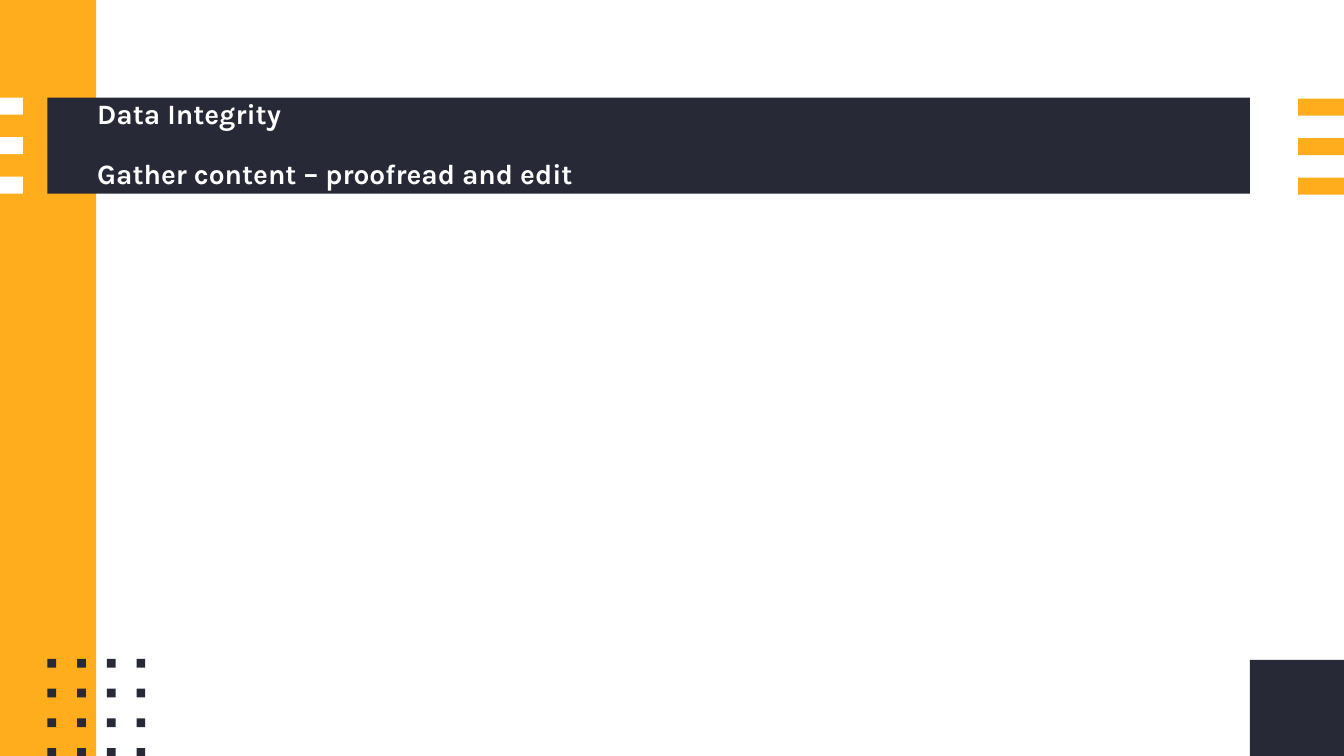
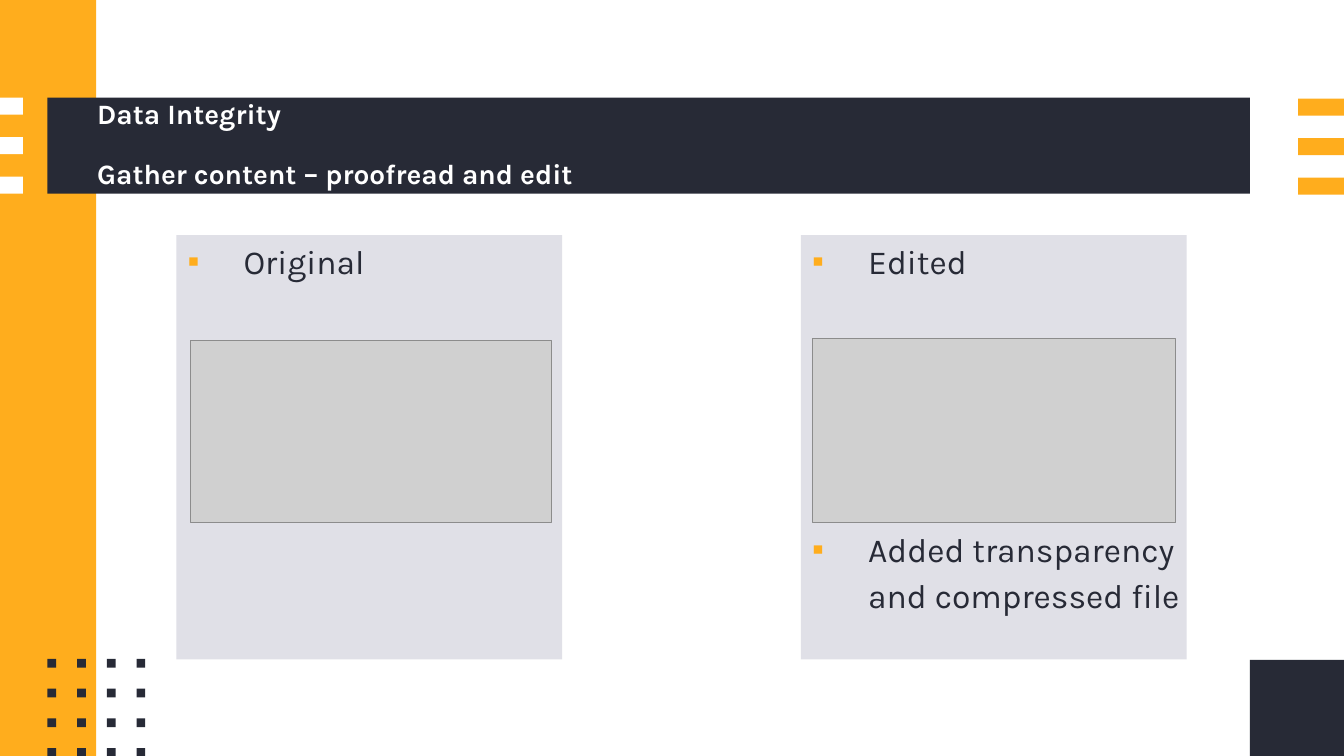
Before and after one commit to callumc20171/3.4-Assessment, a slide deck: slide 13 of 3.4 Assessment Resources/3.4 portfolio - Callum Cooper.pptx (slide 11 before the commit). Drawn at 1344x756 pixels with LibreOffice and Linux fonts; fonts in the diff are those of the drawing; grey boxes stand for pictures. Boxes give left, top, right and bottom in pixels: in the first picture for what was removed or moved away, otherwise in the second. Text is boxed around its words. In the diff, an @@ line names an element or a change of style, - is before the commit and + after.

```diff
--- a/3.4 Assessment Resources/3.4 portfolio - Callum Cooper.pptx
+++ b/3.4 Assessment Resources/3.4 portfolio - Callum Cooper.pptx
@@ text added at <box>176,235,563,659</box>, fill #E0E0E7, 24 pt, text #272A36 @@
+▪ Original
@@ rectangle added at <box>802,235,1188,659</box>, fill #E0E0E7, 24 pt, text #272A36 @@
+▪ Edited
+▪ Added transparency and compressed file
@@ picture added at <box>191,340,552,522</box> @@
@@ picture added at <box>813,339,1176,522</box> @@
```
Also in this commit, not shown: 2 other slides changed, 3 slides added, 1 slide removed, 3 other files.
